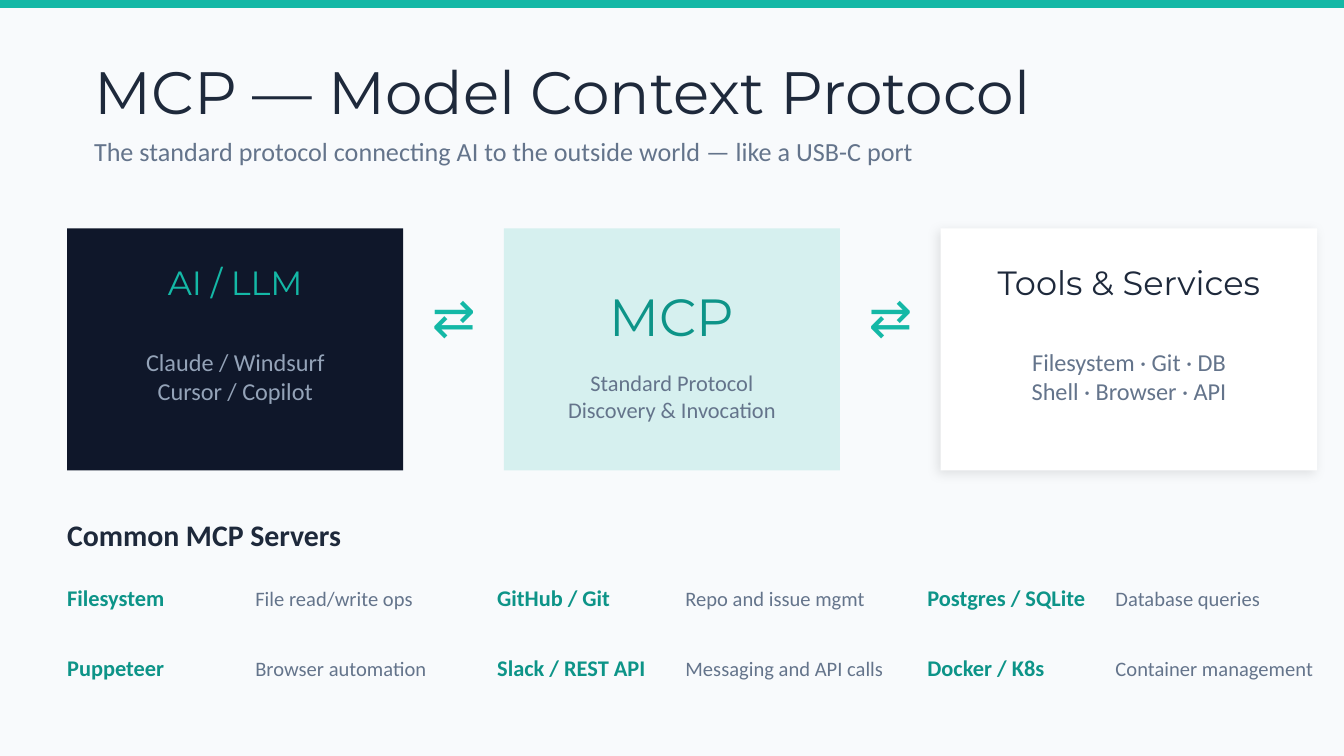
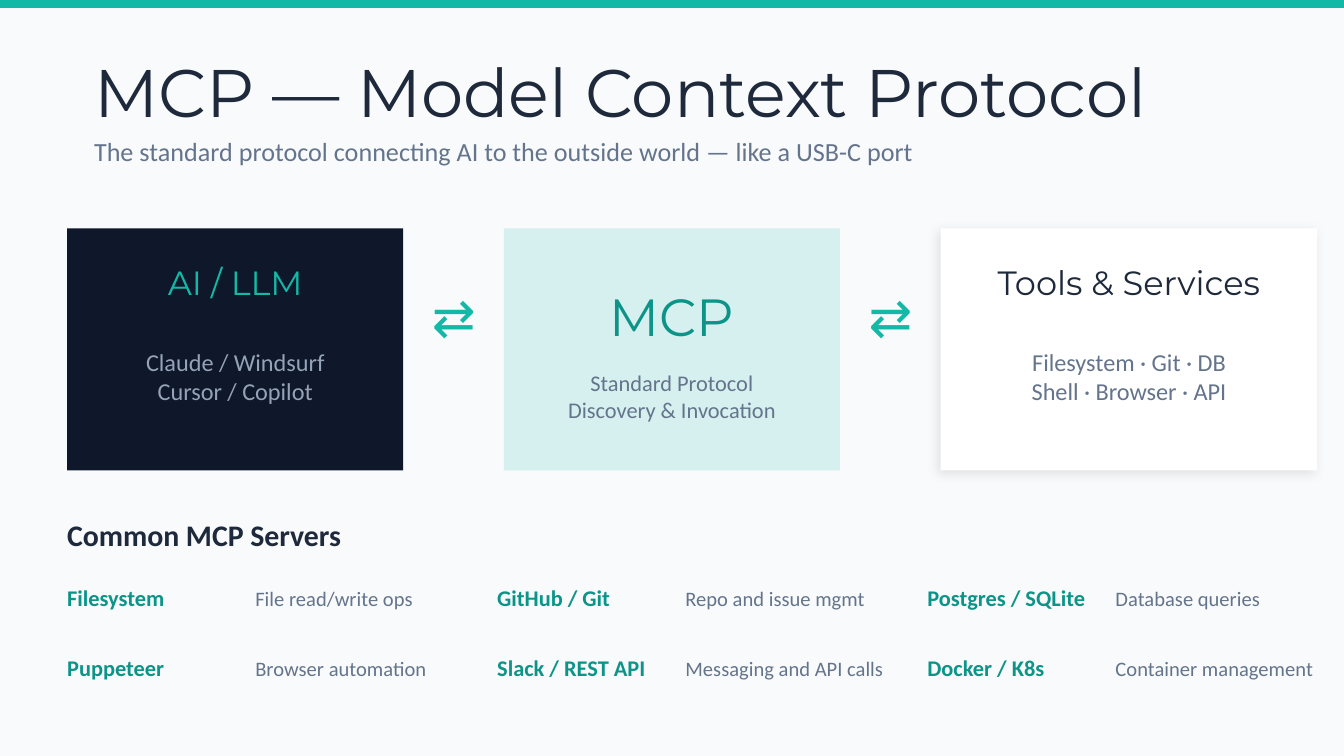
Before and after one commit to chenkunyuan/ai-tools-intro-sharing, a slide deck: slide 11 of AI_Getting_Started_with_AI_Tools.pptx. Drawn at 1344x756 pixels with LibreOffice and Linux fonts; fonts in the diff are those of the drawing. Boxes give left, top, right and bottom in pixels: in the first picture for what was removed or moved away, otherwise in the second. Text is boxed around its words. In the diff, an @@ line names an element or a change of style, - is before the commit and + after.

```diff
--- a/AI_Getting_Started_with_AI_Tools.pptx
+++ b/AI_Getting_Started_with_AI_Tools.pptx
@@ text "MCP — Model Context Protocol" at [94,67,1146,118]: size 32 to 36 pt @@
```
Also in this commit, not shown: 7 other slides changed, 8 other files.
